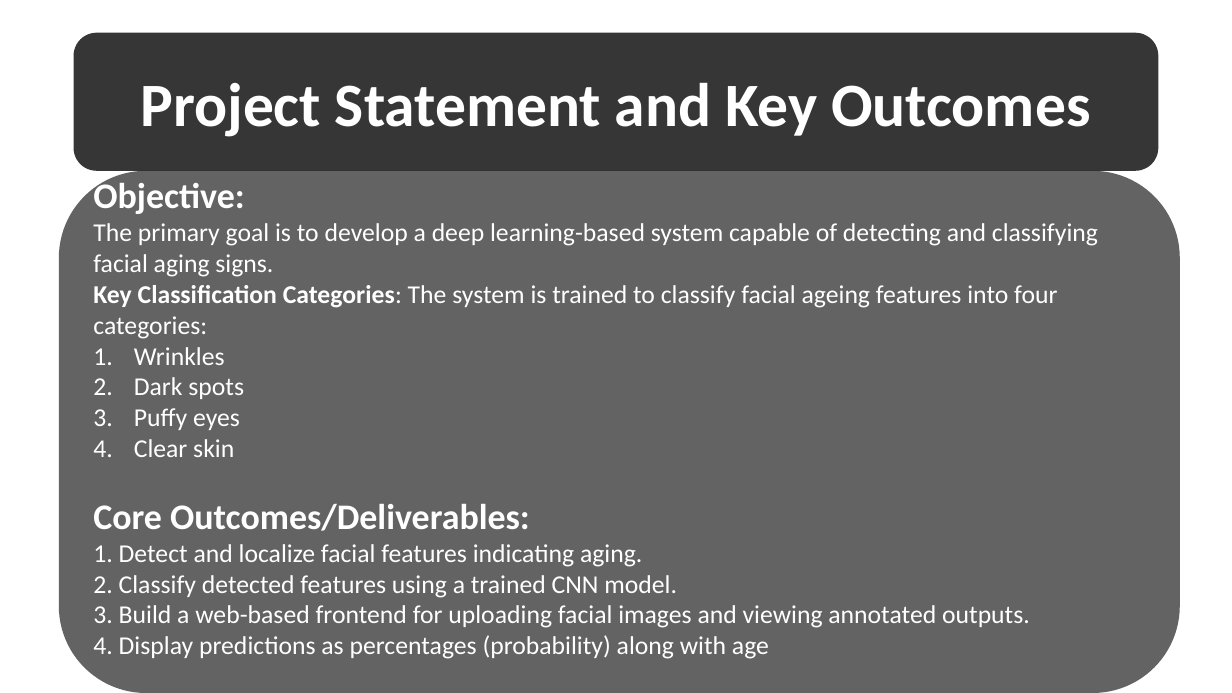
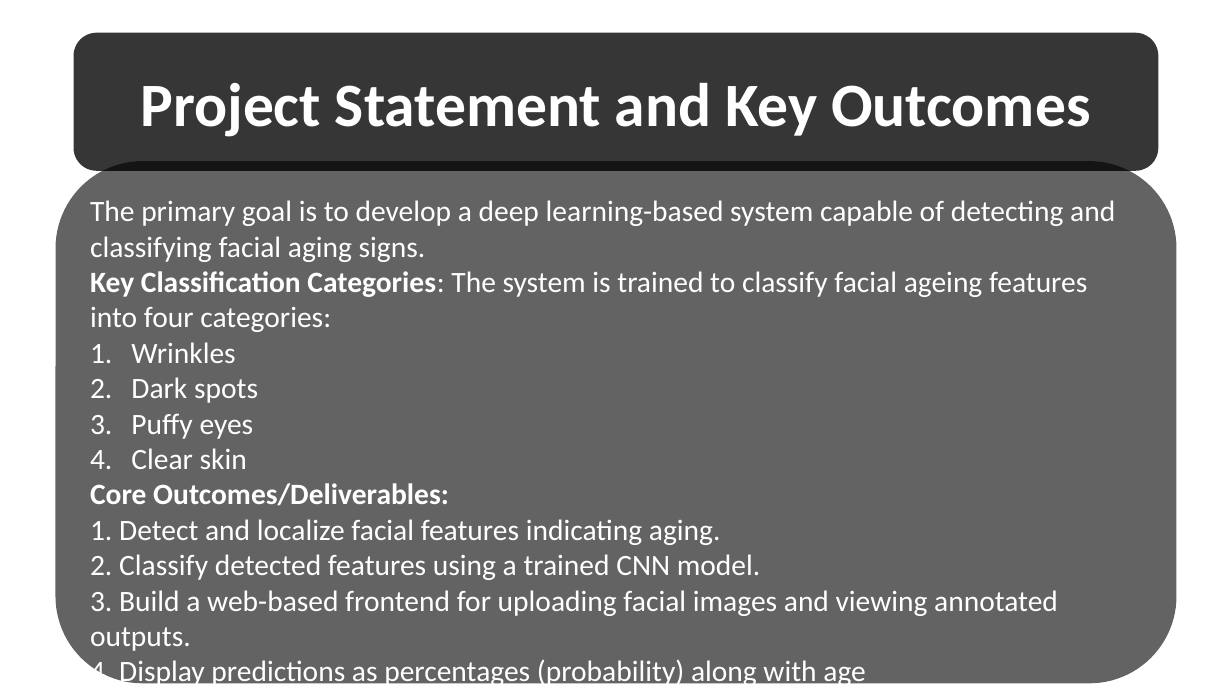
Before and after one commit to SpringBoardMentor0781j/Dermal_Scan_Project_2025, a slide deck: slide 2 of docs/Presentation1.pptx. Drawn at 1232x693 pixels with LibreOffice and Linux fonts; fonts in the diff are those of the drawing; background and template pictures are left out. Boxes give left, top, right and bottom in pixels: in the first picture for what was removed or moved away, otherwise in the second. Text is boxed around its words. In the diff, an @@ line names an element or a change of style, - is before the commit and + after.

```diff
--- a/docs/Presentation1.pptx
+++ b/docs/Presentation1.pptx
@@ rounded rectangle "The primary goal is to ...": place and size @@
-rounded rectangle "The primary goal is to ..." at [59,171,1180,693]
+rounded rectangle "The primary goal is to ..." at [55,161,1177,683]
@@ rounded rectangle "The primary goal is to ..." at [55,161,1177,683]: size 20 to 23 pt; size 28 to 23 pt in "Core Outcomes/Deliverables:" @@
@@ text in rounded rectangle at [93,179,244,214]: paragraph removed @@
-Objective:
```
Also in this commit, not shown: 9 other slides changed, 4 slides added, 4 other files.
